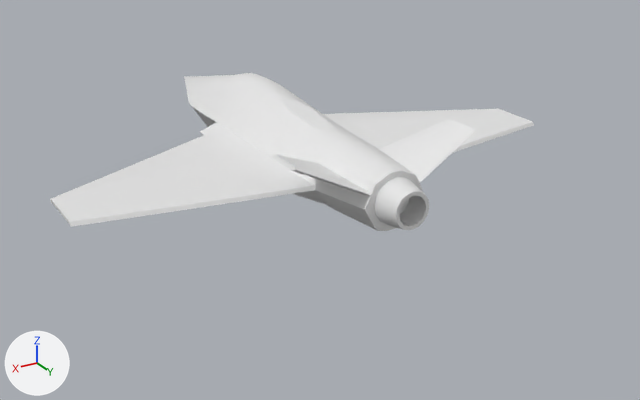
The glTF model resources/meshes/demo_jet.gltf as it was, and as the next commit left it.
Both versions are drawn from a camera (50 mm lens) standing at (11.04, 21.78, 7.88) and looking at (0.3, 3.87, -1.07). The lights are fixed; the arrows at lower left show +X, +Y and +Z. Vertices at the same position are counted once.
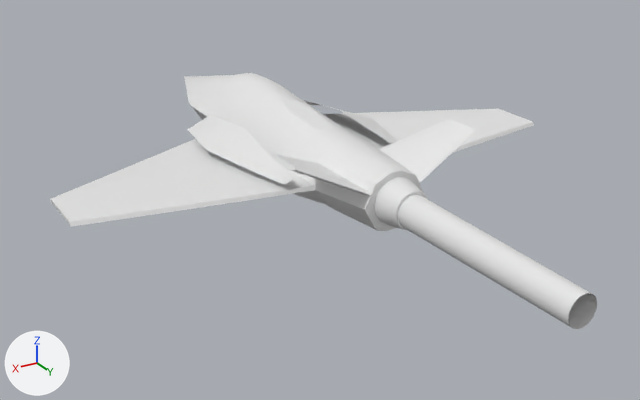
Location of each change, [x1, y1, x2, y2] in pixels of the pictures (640 x 400 px):
'Cube', reshaped (13% wider, 62% taller): before [50, 73, 534, 231]; after [50, 73, 597, 329]
part 1 of me_cube_001, added: after [398, 195, 597, 329]
part 2 of me_cube_001, added: after [188, 100, 398, 185]

Diff of the bpy script that builds the scene:
```diff
--- a/resources/meshes/demo_jet.gltf.py
+++ b/resources/meshes/demo_jet.gltf.py
@@ me_cube_001 @@
 # used by ob_cube; location = (0.0, 0.0, 0.0)
-me_cube_001.from_pydata(...)  # 411 vertices, 794 faces; spans x -6.71..6.71, y -5.5..7.37, z -0.95..1.16
+me_cube_001.from_pydata(...)  # 527 vertices, 968 faces; spans x -6.71..6.71, y -5.5..12.43, z -0.95..1.16
+# me_cube_001 part 1: a new loose piece of 96 vertices spanning x -0.41..0.41, y 6.7..12.43, z -0.55..0.28
+# me_cube_001 part 2
+# 20 vertices are added at x -2.55..2.55, y -0.47..4.91, z -0.01..0.53
+# 16 new faces join them
```
